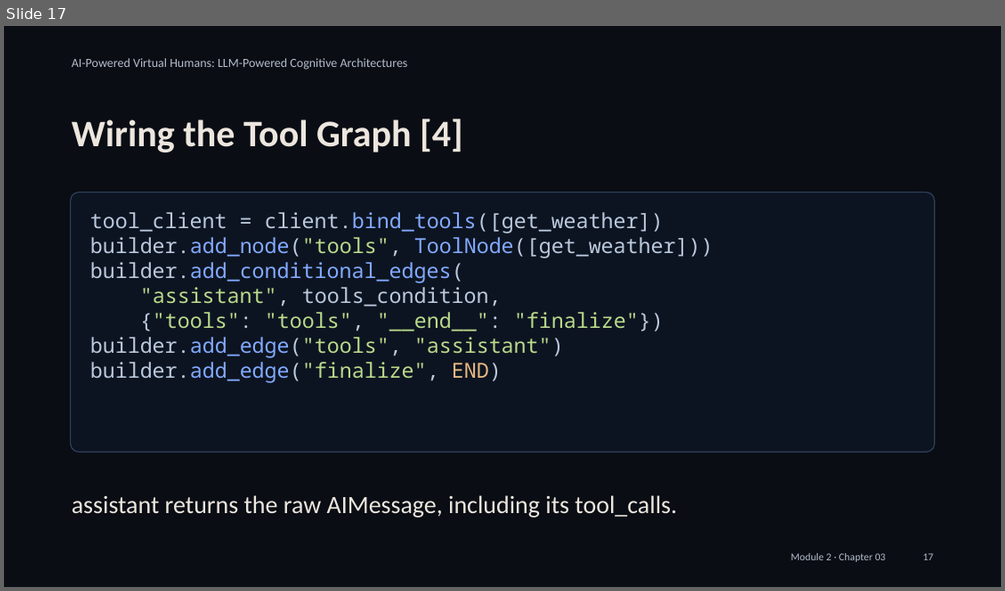
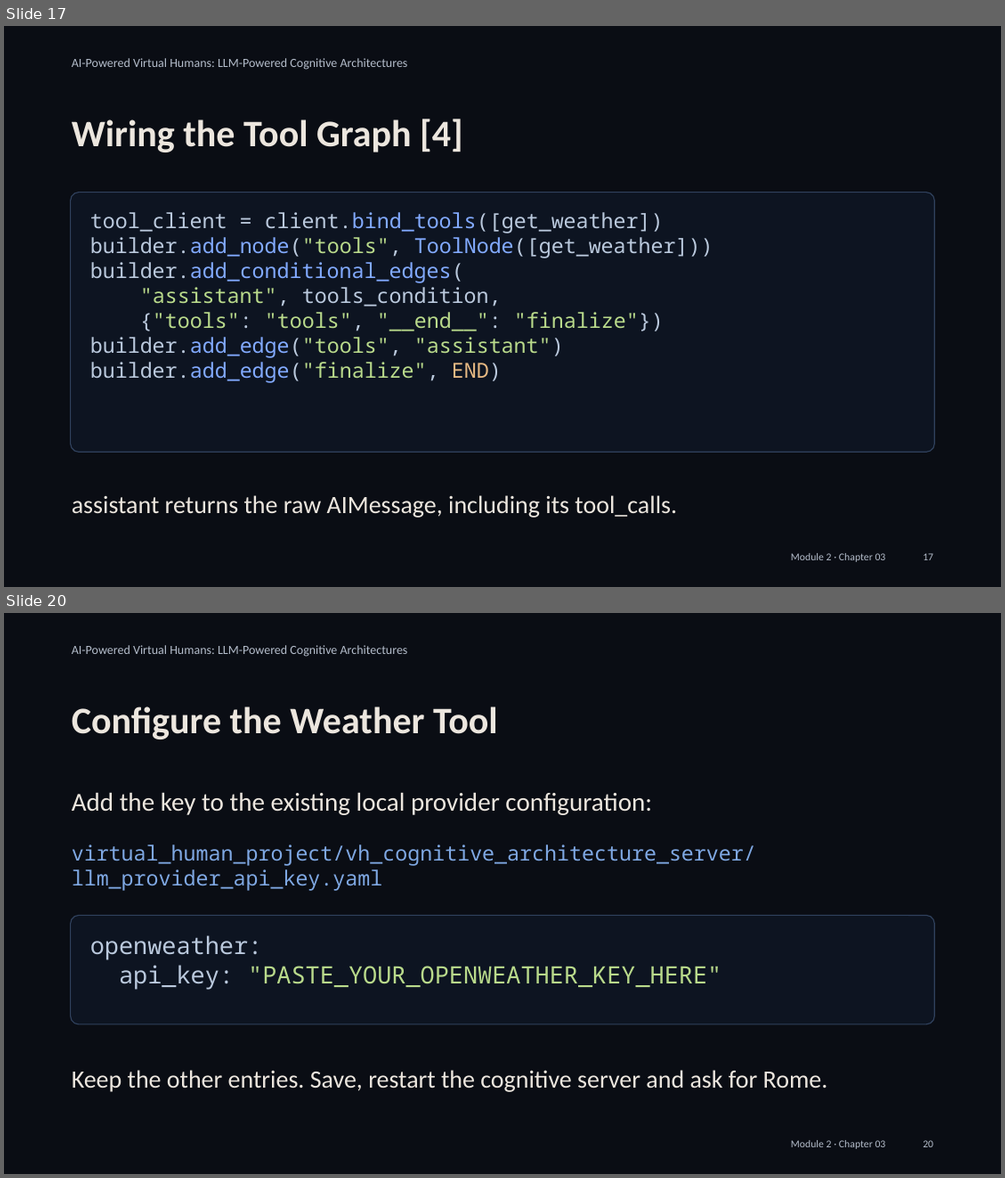
Before and after one commit to alessandropec/virtual-humans-cognitive-architectures, a slide deck: virtual_human_course/Module_2/Chapter_03/Slides/Module_2_Chapter_03_Integration_with_the_Virtual_Human.pptx. Shown one above the other, each under a label of ours: slide 17 before the commit, slides 17 and 20 after it; the slides between them are not shown. The pictures are 1005x591 and 1005x1178 pixels, drawn with LibreOffice and Linux fonts; fonts in the diff are those of the drawing. Boxes give left, top, right and bottom in pixels: in the first picture for what was removed or moved away, otherwise in the second. Text is boxed around its words. In the diff, an @@ line names an element or a change of style, - is before the commit and + after.

Commit message:
Move OpenWeather setup tutorial into slides

```diff
--- a/virtual_human_course/Module_2/Chapter_03/Slides/Module_2_Chapter_03_Integration_with_the_Virtual_Human.pptx
+++ b/virtual_human_course/Module_2/Chapter_03/Slides/Module_2_Chapter_03_Integration_with_the_Virtual_Human.pptx
@@ slide 20 added at (4, 613, 1001, 1174), background #0A0D14 @@
@@ text added at (72, 645, 408, 657), 9 pt, text #B4BDCB @@
+AI-Powered Virtual Humans: LLM-Powered Cognitive Architectures
@@ text added at (72, 706, 498, 739), 27 pt, text #ECE6DE, bold @@
+Configure the Weather Tool
@@ text added at (72, 792, 652, 815), 18.8 pt, text #ECE6DE @@
+Add the key to the existing local provider configuration:
@@ text added at (72, 844, 756, 891), 15 pt, text #7FA8E3 @@
+virtual_human_project/vh_cognitive_architecture_server/
+llm_provider_api_key.yaml
@@ rounded rectangle added at (71, 915, 935, 1023), fill #0D1421, outline #30415D 0.75 pt @@
@@ text added at (90, 935, 721, 989), 17.2 pt, text #B9DA8B @@
+openweather:
+api_key: "PASTE_YOUR_OPENWEATHER_KEY_HERE"
@@ text added at (72, 1070, 828, 1092), 18 pt, text #ECE6DE @@
+Keep the other entries. Save, restart the cognitive server and ask for Rome.
@@ text added at (791, 1140, 886, 1149), 7.5 pt, text #B4BDCB @@
+Module 2 · Chapter 03
@@ text added at (922, 1140, 933, 1147), 7.5 pt, text #B4BDCB @@
+20
```
Also in this commit, not shown: 10 slides changed, 1 other slide added, 4 other files.
